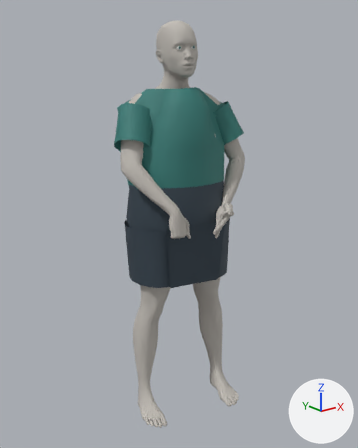
The Blender file blender/working/signs/S004/S004.blend: old version first, new version second.
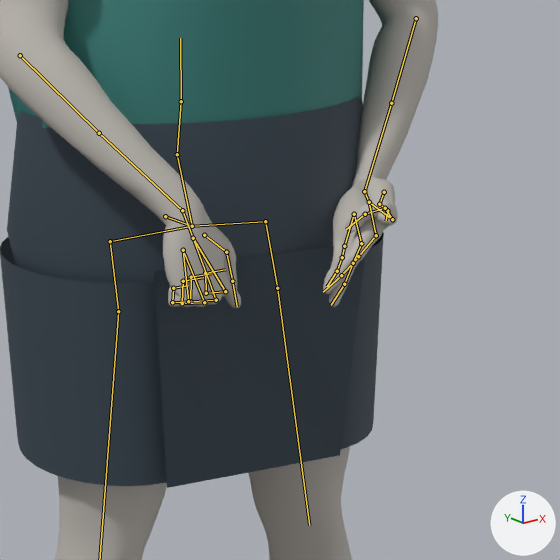
Old and new are each drawn whole from a 50 mm camera at (-1.27, -1.58, 1.482) aimed at (-0.012, -0.008, 0.853) and again close up on the part from 35% to 78% of the width and 34% to 69% of the height. Arrows for +X, +Y and +Z are at lower right; the lights stay in place. The first two pictures are the older version. Both versions are drawn at frame 58 of the action 'S004_MAIN'; the numbers are the values there. The bones that change, and the others that lie on the model, are drawn over the model as lines in the close-ups.

Objects in the first close-up: 'EDU_NeutralShorts', 'EDU_NeutralTop', 'Human'.
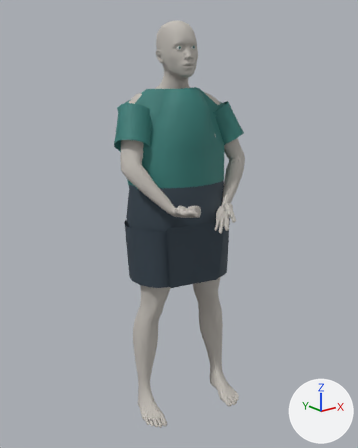
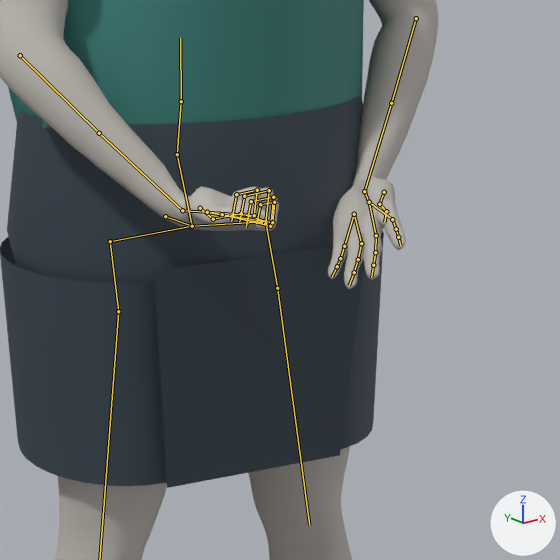
Changed parts and their boxes [x1, y1, x2, y2] in the close-ups (560 x 560 px):
'Human', posed: [0, 0, 438, 560] in both
bone 'finger2-1.L', root to tip: before (392, 219) to (385, 208); after (392, 219) to (396, 229)
bone 'finger2-2.L', root to tip: before (385, 208) to (365, 214); after (396, 229) to (398, 237)
bone 'finger2-3.L', root to tip: before (365, 214) to (346, 229); after (398, 237) to (400, 245)
bone 'finger3-1.L', root to tip: before (376, 235) to (358, 256); after (376, 235) to (375, 252)
bone 'finger3-2.L', root to tip: before (358, 256) to (341, 275); after (375, 252) to (373, 265)
bone 'finger4-1.L', root to tip: before (361, 243) to (353, 263); after (361, 243) to (358, 259)
bone 'finger4-2.L', root to tip: before (353, 263) to (344, 284); after (358, 259) to (354, 272)
bone 'finger5-2.L', root to tip: before (342, 257) to (337, 271); after (340, 258) to (337, 266)
bone 'wrist.R', root to tip: before (182, 210) to (193, 238); after (182, 210) to (207, 212)

The change, as a diff of the scene's bpy script:
```diff
--- a/blender/working/signs/S004/S004.blend.py
+++ b/blender/working/signs/S004/S004.blend.py
@@ bone_finger2_1_l @@
 bone_finger2_1_l = bpy.data.objects['Human.rig'].pose.bones['finger2-1.L']  # child of 'metacarpal1.L'
-bone_finger2_1_l.rotation_quaternion = (0.916, 0.366, 0.0, 0.164)  # degrees (42, -7, 18)
+bone_finger2_1_l.rotation_quaternion = (0.994, -0.091, 0.0, -0.067)  # degrees (-10, -1, -8)
@@ bone_finger2_2_l @@
 bone_finger2_2_l = bpy.data.objects['Human.rig'].pose.bones['finger2-2.L']  # child of 'finger2-1.L'
-bone_finger2_2_l.rotation_quaternion = (0.748, 0.434, 0.0, -0.502)  # degrees (46, 26, -57)
+bone_finger2_2_l.rotation_quaternion = (0.997, -0.075, 0.0, 0.003)  # degrees (-9, 0, 0)
@@ bone_finger2_3_l @@
 bone_finger2_3_l = bpy.data.objects['Human.rig'].pose.bones['finger2-3.L']  # child of 'finger2-2.L'
-bone_finger2_3_l.rotation_quaternion = (0.977, -0.042, 0.0, -0.207)  # degrees (-5, -1, -24)
+bone_finger2_3_l.rotation_quaternion = (0.999, -0.046, 0.0, -0.014)  # degrees (-5, 0, -2)
@@ bone_finger3_1_l @@
 bone_finger3_1_l = bpy.data.objects['Human.rig'].pose.bones['finger3-1.L']  # child of 'metacarpal2.L'
-bone_finger3_1_l.rotation_quaternion = (0.943, -0.013, 0.0, -0.332)  # degrees (-1, 0, -39)
+bone_finger3_1_l.rotation_quaternion = (0.991, -0.135, 0.0, -0.022)  # degrees (-16, 0, -2)
@@ bone_finger3_2_l @@
 bone_finger3_2_l = bpy.data.objects['Human.rig'].pose.bones['finger3-2.L']  # child of 'finger3-1.L'
-bone_finger3_2_l.rotation_quaternion = (0.953, -0.074, 0.0, -0.295)  # degrees (-8, -3, -34)
+bone_finger3_2_l.rotation_quaternion = (0.999, -0.012, 0.0, -0.031)  # degrees (-1, 0, -4)
@@ bone_finger4_1_l @@
 bone_finger4_1_l = bpy.data.objects['Human.rig'].pose.bones['finger4-1.L']  # child of 'metacarpal3.L'
-bone_finger4_1_l.rotation_quaternion = (0.984, -0.121, 0.0, -0.133)  # degrees (-14, -2, -15)
+bone_finger4_1_l.rotation_quaternion = (0.993, -0.121, 0.0, 0.009)  # degrees (-14, 0, 1)
@@ bone_finger4_2_l @@
 bone_finger4_2_l = bpy.data.objects['Human.rig'].pose.bones['finger4-2.L']  # child of 'finger4-1.L'
-bone_finger4_2_l.rotation_quaternion = (0.905, -0.214, 0.0, -0.368)  # degrees (-23, -9, -42)
+bone_finger4_2_l.rotation_quaternion = (0.999, -0.025, 0.0, -0.038)  # degrees (-3, 0, -4)
@@ bone_finger5_2_l @@
 bone_finger5_2_l = bpy.data.objects['Human.rig'].pose.bones['finger5-2.L']  # child of 'finger5-1.L'
-bone_finger5_2_l.rotation_quaternion = (0.869, -0.322, 0.0, -0.377)  # degrees (-35, -14, -42)
+bone_finger5_2_l.rotation_quaternion = (0.999, -0.046, 0.0, -0.026)  # degrees (-5, 0, -3)
@@ bone_lowerarm02_r @@
 bone_lowerarm02_r = bpy.data.objects['Human.rig'].pose.bones['lowerarm02.R']  # child of 'lowerarm01.R'
-bone_lowerarm02_r.rotation_quaternion = (0.989, 0.0, -0.148, 0.0)  # degrees (0, -17, 0)
+bone_lowerarm02_r.rotation_quaternion = (0.874, 0.0, 0.486, 0.0)  # degrees (0, 58, 0)
@@ bone_wrist_r @@
 bone_wrist_r = bpy.data.objects['Human.rig'].pose.bones['wrist.R']  # child of 'lowerarm02.R'
-bone_wrist_r.rotation_quaternion = (0.952, -0.123, -0.102, 0.26)  # degrees (-17, -8, 32)
+bone_wrist_r.rotation_quaternion = (0.841, 0.318, 0.431, 0.077)  # degrees (55, 43, 33)
```
